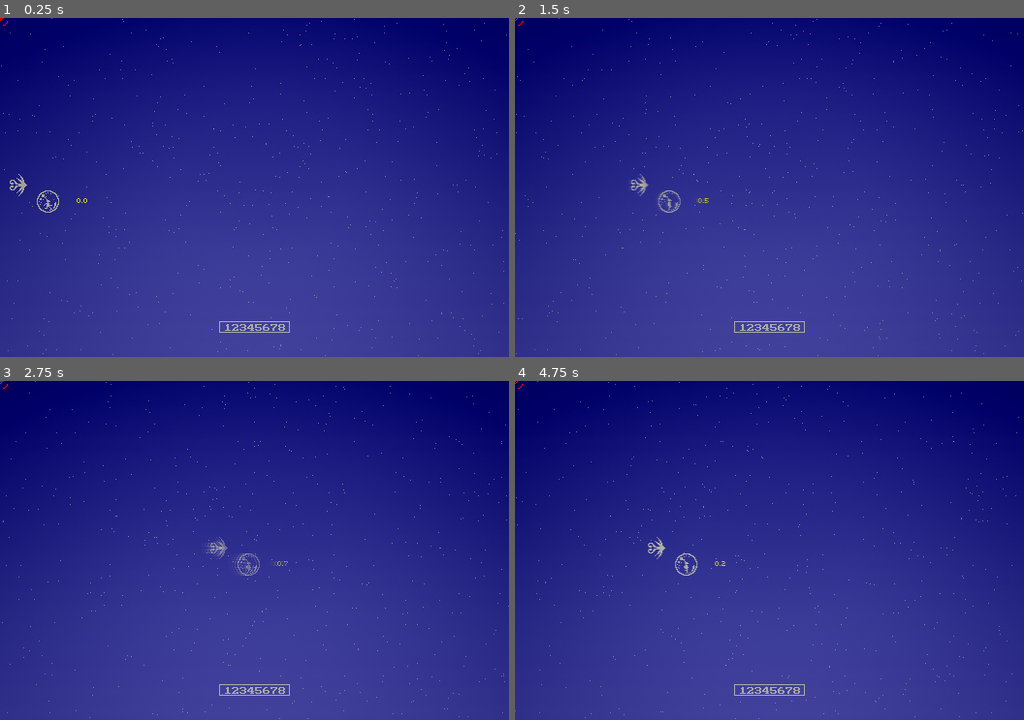
Above: before the commit, frames 1-4 (two rows, left to right).
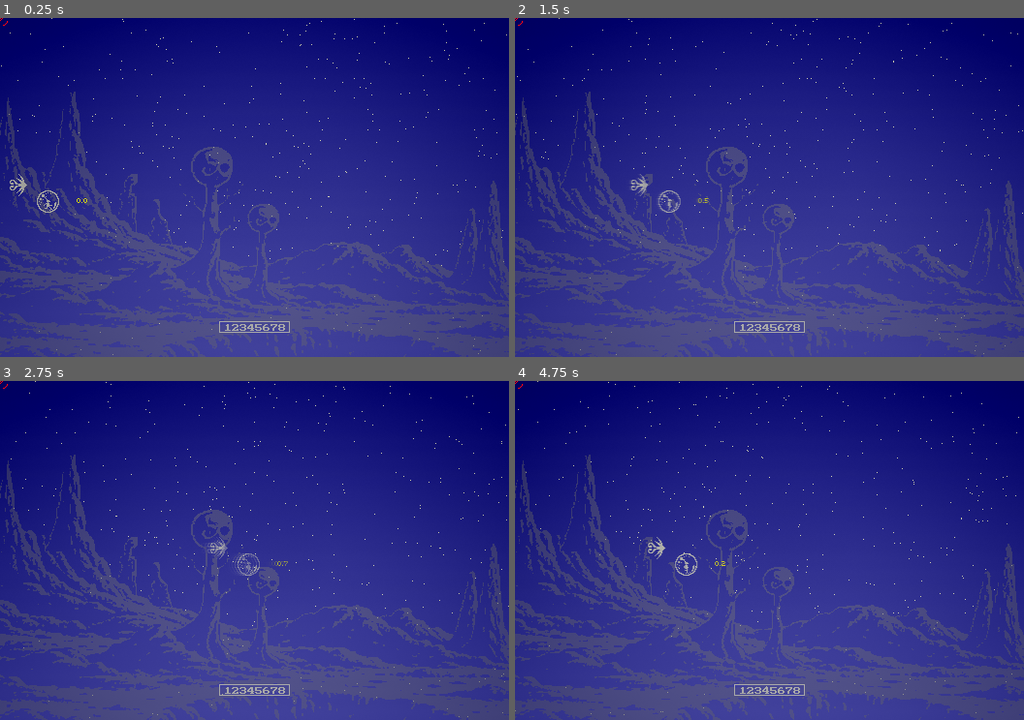
Above: after the commit, the same moments.

Repository: RogerLevy/clear-city
Game: Godot game, scene res://darkblue/tests/wave_test5.tscn
Two runs of this game, one before a commit and one after it. Both use one fixed random seed, a clock stepped at 60 frames per second and the inputs below.
Inputs (mouse positions are in pixels of both pictures, inside the frame that each line leads up to):
- Up to frame 1 (0.25 s): no input
- Up to frame 2 (1.5 s): tap Enter (start_game) at 0.5, 0.6 s; move the mouse to (881, 170) at 0.52 s; hold D (right) 0.53-1.25 s; click (881, 170) at 0.67 s; drag from (667, 204) to (744, 255) at 1.27 s
- Up to frame 3 (2.75 s): move the mouse to (305, 475) at 2.02 s; hold D (right) from 2.03 s (still down); tap Enter (start_game) at 2.1 s
- Up to frame 4 (4.75 s): release D (right) at 2.75 s; drag from (744, 618) to (616, 499) at 2.77 s; move the mouse to (922, 601) at 3.52 s; hold A (left) 3.53-4.25 s; tap Enter (start_game) at 3.6 s; drag from (616, 499) to (693, 465) at 4.27 s

The runs differ from the first frame. In frame 1, 4.3% of the frame differs, in the area x 0-100%, y 0-100%; in frame 2, 4.3%; in frame 3, 4.3%; in frame 4, 4.4%.
Error in both runs: Invalid assignment of property or key 'energy' with value of type 'int' on a base object of type 'Nil'. (res://darkblue/scripts/stage_config.gd:14)

Commit message:
Update wave_test5 timing and angel positions

Diff:
--- a/darkblue/tests/wave_test5.tscn
+++ b/darkblue/tests/wave_test5.tscn
@@ -6,7 +6,10 @@
 [ext_resource type="Script" uid="uid://dosix5nlpo73y" path="res://common/sequence.gd" id="4_n2j6r"]
 [ext_resource type="AudioStream" uid="uid://d4fhtoyoh37pe" path="res://darkblue/music/darkblue-vamp-test.wav" id="4_pq440"]
 [ext_resource type="PackedScene" uid="uid://dr1totk6x775p" path="res://darkblue/actors/enemy_saton_e01.tscn" id="5_2d4ec"]
+[ext_resource type="Texture2D" uid="uid://bpx7hhqorts8e" path="res://darkblue/backgrounds/chatgpt-landscape-test.png" id="5_6dqk4"]
 [ext_resource type="Script" uid="uid://b0rdm6q6xjfcf" path="res://darkblue/scripts/song_section.gd" id="5_o4v11"]
+[ext_resource type="Shader" uid="uid://03yago526qd5" path="res://darkblue/backgrounds/backdrop_punch.gdshader" id="5_uf64t"]
+[ext_resource type="Script" uid="uid://ba6feyg58sxde" path="res://darkblue/backgrounds/chatgpt_landscape_test.gd" id="6_1gqgl"]
 [ext_resource type="Script" uid="uid://bpi4umj4vtm21" path="res://common/burst_sequence.gd" id="6_pq440"]
 [ext_resource type="PackedScene" uid="uid://j2urqjikc3ab" path="res://darkblue/actors/enemy7__pentagon.tscn" id="7_kc7yv"]
 [ext_resource type="Script" uid="uid://c41yo76nvyclk" path="res://common/encounter_rule.gd" id="8_6dqk4"]
@@ -29,8 +32,13 @@
 [ext_resource type="AudioStream" uid="uid://d10rk16xwhhh0" path="res://darkblue/sfx/snd-08.wav" id="25_o4v11"]
 [ext_resource type="AudioStream" uid="uid://43xbklxtmm5g" path="res://darkblue/sfx/snd-03.wav" id="28_kc7yv"]
 
-[sub_resource type="ViewportTexture" id="ViewportTexture_pq440"]
+[sub_resource type="ViewportTexture" id="ViewportTexture_1gqgl"]
 viewport_path = NodePath("PixelatedViewport/SubViewport")
+
+[sub_resource type="ShaderMaterial" id="ShaderMaterial_uf64t"]
+shader = ExtResource("5_uf64t")
+shader_parameter/key_color = Color(0, 0, 0.003921569, 1)
+shader_parameter/key_threshold = 0.01
 
 [sub_resource type="Animation" id="Animation_gp5rv"]
 resource_name = "sequence"
@@ -240,7 +248,7 @@
 tracks/0/keys = {
 "handle_modes": PackedInt32Array(0, 0, 0),
 "points": PackedFloat32Array(0, -0.25, 0, 0.25, 0, 0, -0.6666667, 0, 0, 0, 1, -0.16666667, -0.16666667, 0, 0),
-"times": PackedFloat32Array(4, 8.25, 9.25)
+"times": PackedFloat32Array(4, 10.25, 11.25)
 }
 tracks/1/type = "method"
 tracks/1/imported = false
@@ -249,7 +257,7 @@
 tracks/1/interp = 1
 tracks/1/loop_wrap = true
 tracks/1/keys = {
-"times": PackedFloat32Array(8),
+"times": PackedFloat32Array(10),
 "transitions": PackedFloat32Array(1),
 "values": [{
 "args": [],
@@ -263,7 +271,7 @@
 tracks/2/interp = 1
 tracks/2/loop_wrap = true
 tracks/2/keys = {
-"times": PackedFloat32Array(9),
+"times": PackedFloat32Array(11),
 "transitions": PackedFloat32Array(1),
 "values": [{
 "args": [],
@@ -277,7 +285,7 @@
 tracks/3/interp = 1
 tracks/3/loop_wrap = true
 tracks/3/keys = {
-"times": PackedFloat32Array(10),
+"times": PackedFloat32Array(12),
 "transitions": PackedFloat32Array(1),
 "values": [{
 "args": [],
@@ -291,7 +299,7 @@
 tracks/4/interp = 1
 tracks/4/loop_wrap = true
 tracks/4/keys = {
-"times": PackedFloat32Array(11),
+"times": PackedFloat32Array(13),
 "transitions": PackedFloat32Array(1),
 "values": [{
 "args": [],
@@ -307,7 +315,7 @@
 tracks/5/keys = {
 "handle_modes": PackedInt32Array(0, 0, 0, 0),
 "points": PackedFloat32Array(0, 0, 0, 0, 0, 199, -4, 0, 0, 0, 199, 0, 0, 8, 0, 518.08057, 0, 0, 0, 0),
-"times": PackedFloat32Array(4, 8, 28, 36)
+"times": PackedFloat32Array(4, 10, 28, 36)
 }
 tracks/6/type = "bezier"
 tracks/6/imported = false
@@ -318,7 +326,7 @@
 tracks/6/keys = {
 "handle_modes": PackedInt32Array(0, 0, 0, 0),
 "points": PackedFloat32Array(0, 0, 0, 0, 0, 180, -4, 0, 0, 0, 180, 0, 0, 8, 0, 521.73645, 0, 0, 0, 0),
-"times": PackedFloat32Array(4, 8, 28, 36)
+"times": PackedFloat32Array(4, 10, 28, 36)
 }
 tracks/7/type = "bezier"
 tracks/7/imported = false
@@ -329,7 +337,7 @@
 tracks/7/keys = {
 "handle_modes": PackedInt32Array(0, 0, 0),
 "points": PackedFloat32Array(0, 0, 0, 0, 0, 0, 0, 0, 0, 0, 1, 0, 0, 0, 0),
-"times": PackedFloat32Array(4, 8.75, 9.75)
+"times": PackedFloat32Array(4, 10.75, 11.75)
 }
 tracks/8/type = "bezier"
 tracks/8/imported = false
@@ -340,7 +348,7 @@
 tracks/8/keys = {
 "handle_modes": PackedInt32Array(0, 0, 0, 0),
 "points": PackedFloat32Array(0, 0, 0, 0, 0, 167, -4, 0, 0, 0, 167, 0, 0, 8, 0, 468.65463, 0, 0, 0, 0),
-"times": PackedFloat32Array(4, 8, 28, 36)
+"times": PackedFloat32Array(4, 10, 28, 36)
 }
 tracks/9/type = "bezier"
 tracks/9/imported = false
@@ -351,7 +359,7 @@
 tracks/9/keys = {
 "handle_modes": PackedInt32Array(0, 0, 0),
 "points": PackedFloat32Array(0, 0, 0, 0, 0, 0, 0, 0, 0, 0, 1, 0, 0, 0, 0),
-"times": PackedFloat32Array(4, 8, 9)
+"times": PackedFloat32Array(4, 10, 11)
 }
 tracks/10/type = "bezier"
 tracks/10/imported = false
@@ -362,7 +370,7 @@
 tracks/10/keys = {
 "handle_modes": PackedInt32Array(0, 0, 0, 0),
 "points": PackedFloat32Array(0, 0, 0, 0, 0, 200, -4, 0, 0, 0, 200, 0, 0, 8, 0, 520.1821, 0, 0, 0, 0),
-"times": PackedFloat32Array(4, 8, 28, 36)
+"times": PackedFloat32Array(4, 10, 28, 36)
 }
 tracks/11/type = "bezier"
 tracks/11/imported = false
@@ -373,7 +381,7 @@
 tracks/11/keys = {
 "handle_modes": PackedInt32Array(0, 0, 0),
 "points": PackedFloat32Array(0, 0, 0, 0, 0, 0, 0, 0, 0, 0, 1, 0, 0, 0, 0),
-"times": PackedFloat32Array(4, 8.5, 9.5)
+"times": PackedFloat32Array(4, 10.5, 11.5)
 }
 
 [sub_resource type="AnimationLibrary" id="AnimationLibrary_5d3rs"]
@@ -549,7 +557,6 @@
 [node name="StageConfigDev" parent="." index="1" unique_id=867944371]
 enemy_stats = ExtResource("2_6hcyp")
 starting_energy = 100
-invincibility = false
 damage_deadzone = 10.0
 
 [node name="BeatConfig" parent="." index="2" unique_id=1389375741]
@@ -561,10 +568,21 @@
 
 [node name="WaveSkipperDebug" parent="." index="5" unique_id=1766492947 groups=["debug_only"]]
 
+[node name="Starfield" parent="." index="8" unique_id=1633305215]
+modulate = Color(1, 1, 1, 1)
+
 [node name="PixelatedViewport" parent="." index="9" unique_id=812505540]
-texture = SubResource("ViewportTexture_pq440")
-
-[node name="WaveSequence" type="Node2D" parent="Playfield" parent_id_path=PackedInt32Array(768111580) index="2" unique_id=2092535520]
+texture = SubResource("ViewportTexture_1gqgl")
+
+[node name="ChatgptLandscapeTest" type="Sprite2D" parent="Playfield" parent_id_path=PackedInt32Array(768111580) index="0" unique_id=239910533]
+modulate = Color(1, 1, 1, 0.5647059)
+material = SubResource("ShaderMaterial_uf64t")
+position = Vector2(190, 252)
+texture = ExtResource("5_6dqk4")
+offset = Vector2(2108, -126)
+script = ExtResource("6_1gqgl")
+
+[node name="WaveSequence" type="Node2D" parent="Playfield" parent_id_path=PackedInt32Array(768111580) index="3" unique_id=2092535520]
 unique_name_in_owner = true
 script = ExtResource("4_n2j6r")
 stick_around = true
@@ -829,7 +847,7 @@
 metadata/_custom_type_script = "uid://cnn3a053ow21s"
 
 [node name="Angel" parent="Playfield/WaveSequence/WaveAngelTest1" index="5" unique_id=1423960764 instance=ExtResource("18_8twpd")]
-position = Vector2(341, -56)
+position = Vector2(-109.00018, 144.98901)
 hp = 0
 atk = 0
 bounty = 0
@@ -851,7 +869,7 @@
 metadata/_custom_type_script = "uid://bpi4umj4vtm21"
 
 [node name="Angel2" parent="Playfield/WaveSequence/WaveAngelTest1" index="6" unique_id=36322529 instance=ExtResource("18_8twpd")]
-position = Vector2(685, 48)
+position = Vector2(-55, 86)
 hp = 0
 atk = 0
 bounty = 0
@@ -873,7 +891,7 @@
 metadata/_custom_type_script = "uid://bpi4umj4vtm21"
 
 [node name="Angel3" parent="Playfield/WaveSequence/WaveAngelTest1" index="7" unique_id=1663051665 instance=ExtResource("18_8twpd")]
-position = Vector2(136.00002, -61)
+position = Vector2(-104.51416, 88)
 hp = 0
 atk = 0
 bounty = 0
@@ -895,7 +913,7 @@
 metadata/_custom_type_script = "uid://bpi4umj4vtm21"
 
 [node name="Angel4" parent="Playfield/WaveSequence/WaveAngelTest1" index="8" unique_id=419047630 instance=ExtResource("18_8twpd")]
-position = Vector2(341, 440)
+position = Vector2(-96.99423, 238.08736)
 hp = 0
 atk = 0
 bounty = 0
@@ -1235,7 +1253,7 @@
 start_mode = 2
 open_ended = true
 
-[node name="Ship" parent="Playfield" parent_id_path=PackedInt32Array(768111580) index="3" unique_id=1525402565 instance=ExtResource("21_7jnju")]
+[node name="Ship" parent="Playfield" parent_id_path=PackedInt32Array(768111580) index="4" unique_id=1525402565 instance=ExtResource("21_7jnju")]
 unique_name_in_owner = true
 position = Vector2(49, 189)
 snd_collect = ExtResource("24_n2j6r")
